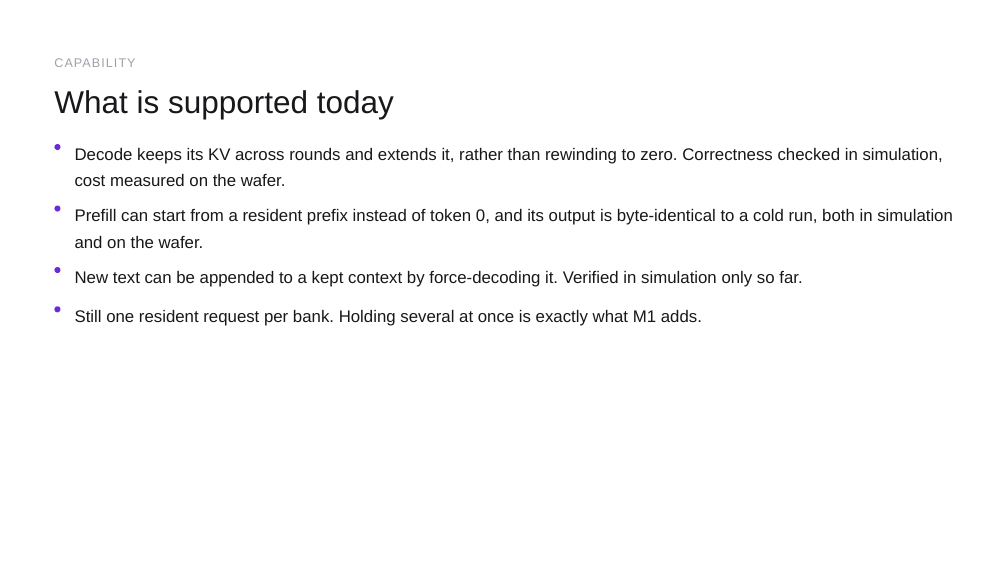
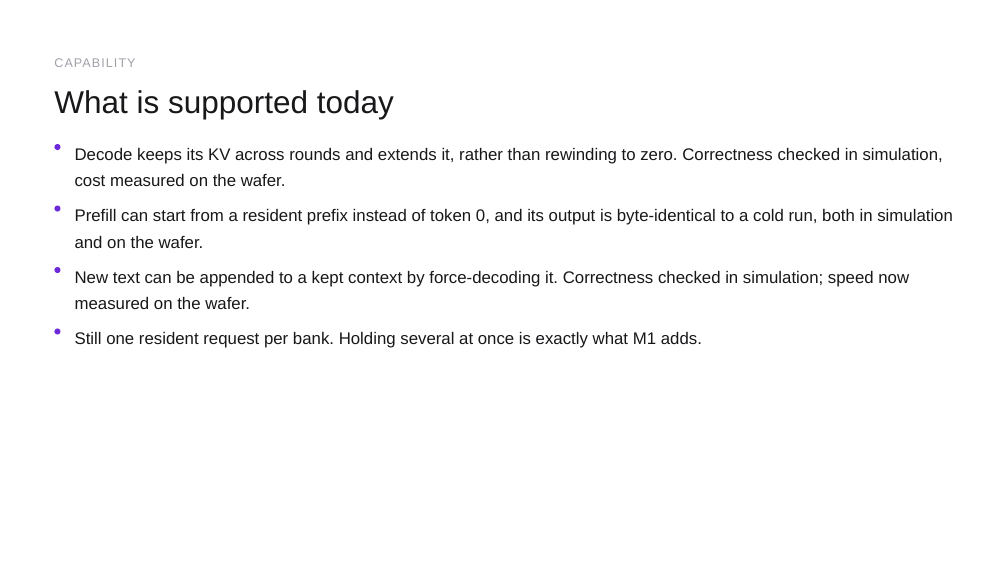
Before and after one commit to happyandslow/agent-memory, a slide deck: slide 6 of projects/WaferEngine-staging/meetings/2026-07-26.pptx. Drawn at 1008x567 pixels with LibreOffice and Linux fonts; fonts in the diff are those of the drawing. Boxes give left, top, right and bottom in pixels: in the first picture for what was removed or moved away, otherwise in the second. Text is boxed around its words. In the diff, an @@ line names an element or a change of style, - is before the commit and + after.

```diff
--- a/projects/WaferEngine-staging/meetings/2026-07-26.pptx
+++ b/projects/WaferEngine-staging/meetings/2026-07-26.pptx
@@ text at (75, 271, 909, 309): text changed @@
-New text can be appended to a kept context by force-decoding it. Verified in simulation only so far.
+New text can be appended to a kept context by force-decoding it. Correctness checked in simulation; speed now measured on the wafer.
@@ ellipse: place and size @@
-ellipse at (54, 306, 60, 312)
+ellipse at (54, 329, 60, 335)
@@ text "Still one resident request per ...": place and size @@
-text "Still one resident request per ..." at (75, 310, 702, 326)
+text "Still one resident request per ..." at (75, 332, 702, 348)
```
Also in this commit, not shown: 5 other slides changed, 2 slides added, 2 slides removed, 5 other files.
